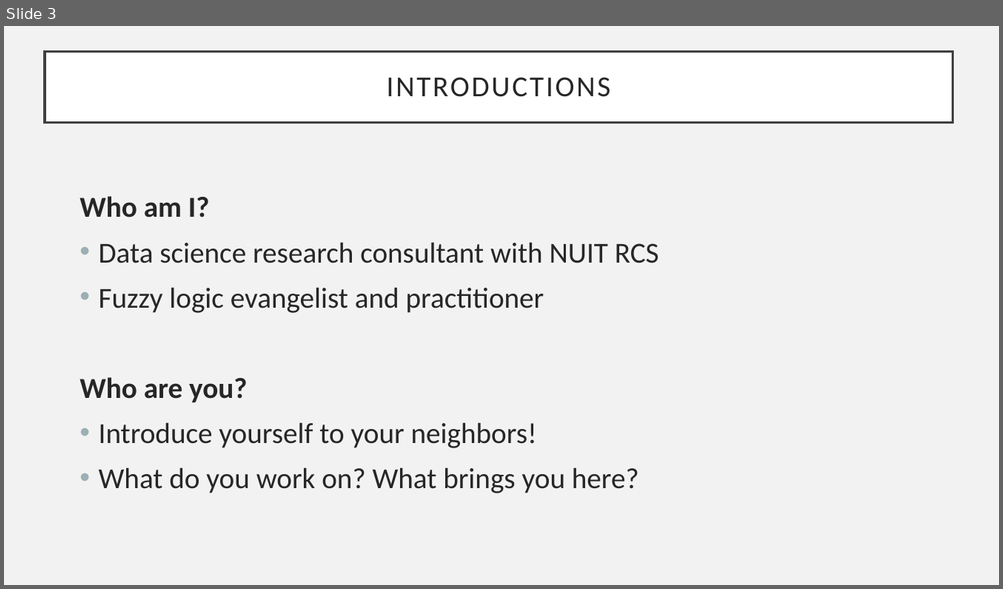
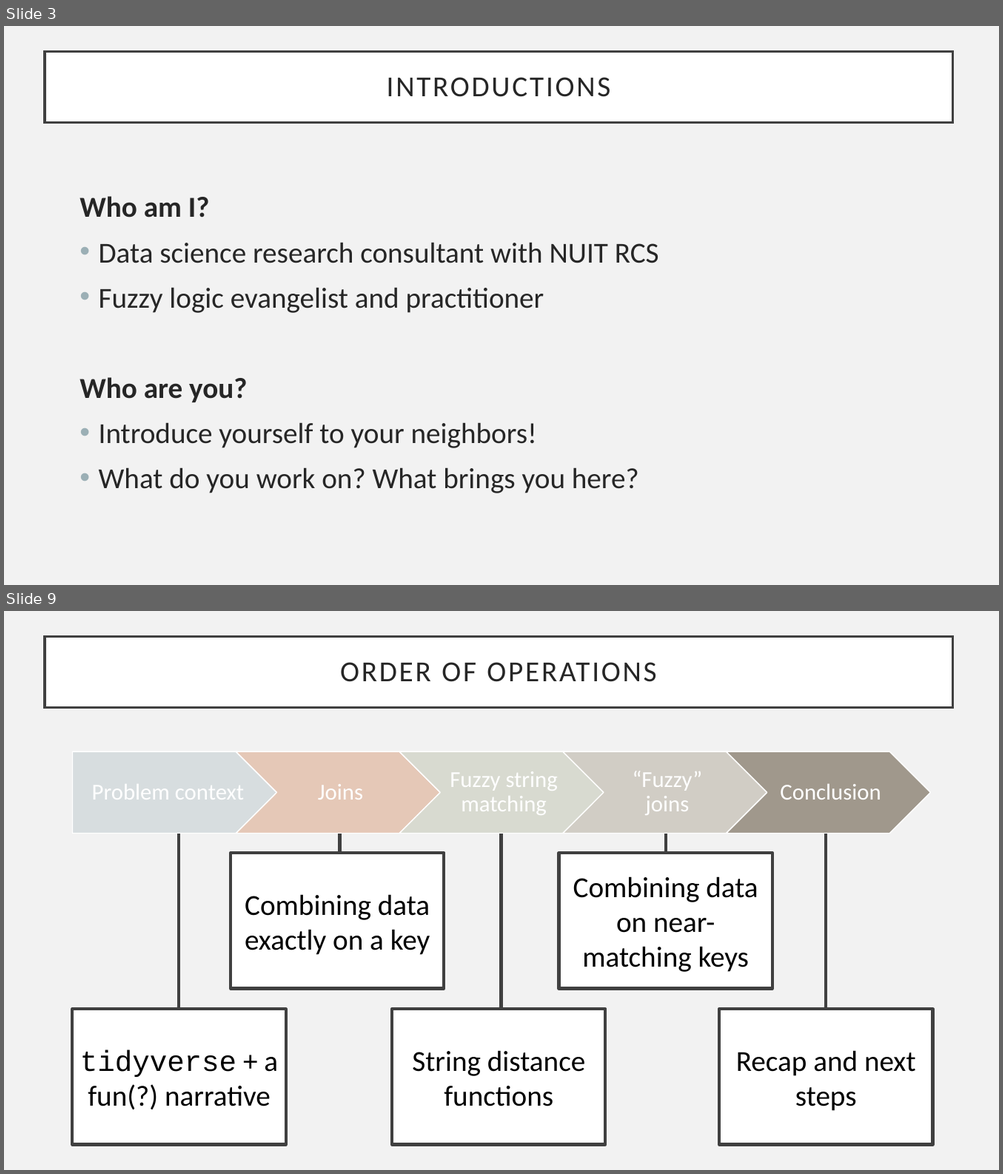
Before and after one commit to allemanau/NUIT_text_matching_workshop, a slide deck: slides/text_matching_workshop_slides.pptx. Shown one above the other, each under a label of ours: slide 3 before the commit, slides 3 and 9 after it; the slides between them are not shown. The pictures are 1003x589 and 1003x1174 pixels, drawn with LibreOffice and Linux fonts; fonts in the diff are those of the drawing. Boxes give left, top, right and bottom in pixels: in the first picture for what was removed or moved away, otherwise in the second. Text is boxed around its words. In the diff, an @@ line names an element or a change of style, - is before the commit and + after.

```diff
--- a/slides/text_matching_workshop_slides.pptx
+++ b/slides/text_matching_workshop_slides.pptx
@@ slide 9 added at (x1=4, y1=611, x2=999, y2=1170), background #F2F2F2 @@
@@ title added at (x1=45, y1=636, x2=953, y2=708), fill #FFFFFF, outline #404040 2.5 pt, 28 pt, text #262626 @@
+ORDER OF OPERATIONS
@@ group added at (x1=73, y1=752, x2=930, y2=833): 5 texts, 4 chevrons, 1 pentagon arrow @@
+Problem context
+Joins
+Fuzzy string matching
+“Fuzzy” joins
+Conclusion
@@ line added from (179, 1009) to (179, 833), #404040 3 pt @@
@@ rectangle added at (x1=231, y1=854, x2=444, y2=989), fill #FFFFFF, outline #404040 3 pt, 28 pt, text #000000 @@
+Combining data exactly on a key
@@ line added from (340, 854) to (340, 833), #404040 3 pt @@
@@ line added from (501, 1009) to (501, 833), #404040 3 pt @@
@@ rectangle added at (x1=559, y1=854, x2=772, y2=989), fill #FFFFFF, outline #404040 3 pt, 28 pt, text #000000 @@
+Combining data on near-matching keys
@@ line added from (666, 854) to (666, 833), #404040 3 pt @@
@@ line added from (825, 1009) to (825, 833), #404040 3 pt @@
@@ rectangle added at (x1=73, y1=1009, x2=286, y2=1145), fill #FFFFFF, outline #404040 3 pt, 28 pt, text #000000 @@
+tidyverse + a fun(?) narrative
@@ rectangle added at (x1=392, y1=1009, x2=606, y2=1145), fill #FFFFFF, outline #404040 3 pt, 28 pt, text #000000 @@
+String distance functions
@@ rectangle added at (x1=720, y1=1009, x2=933, y2=1145), fill #FFFFFF, outline #404040 3 pt, 28 pt, text #000000 @@
+Recap and next steps
```
Also in this commit, not shown: 2 slides changed, 35 other slides added, 1 slide removed, 8 other files.
